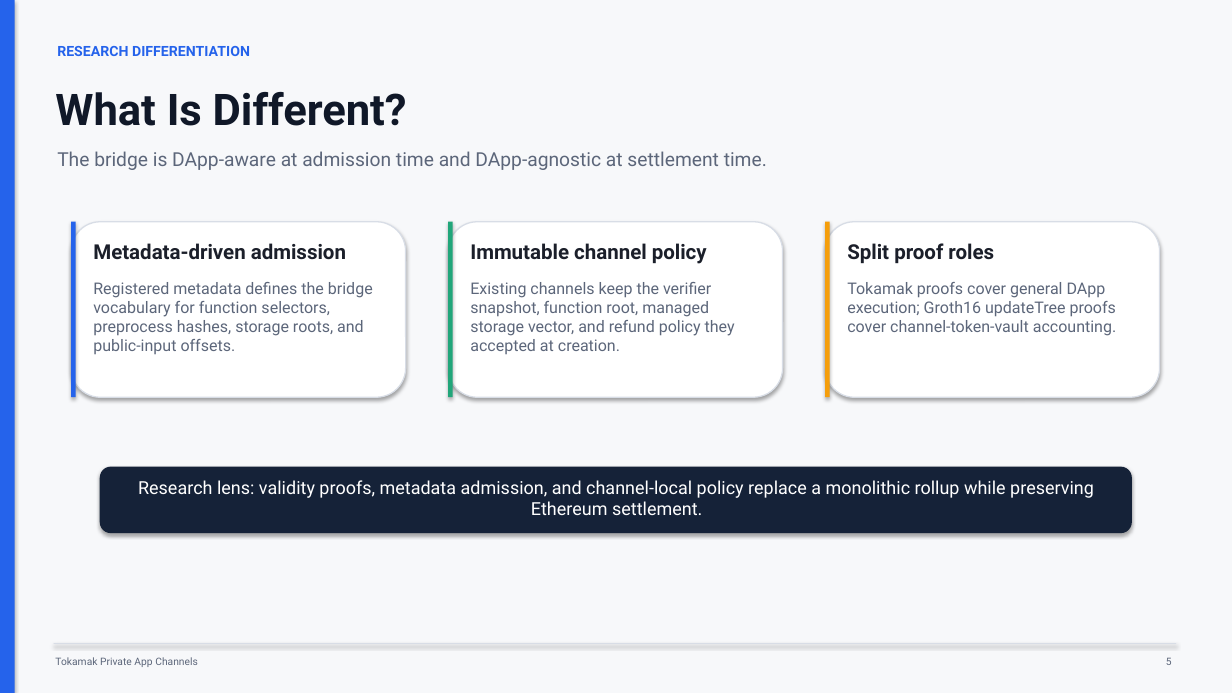
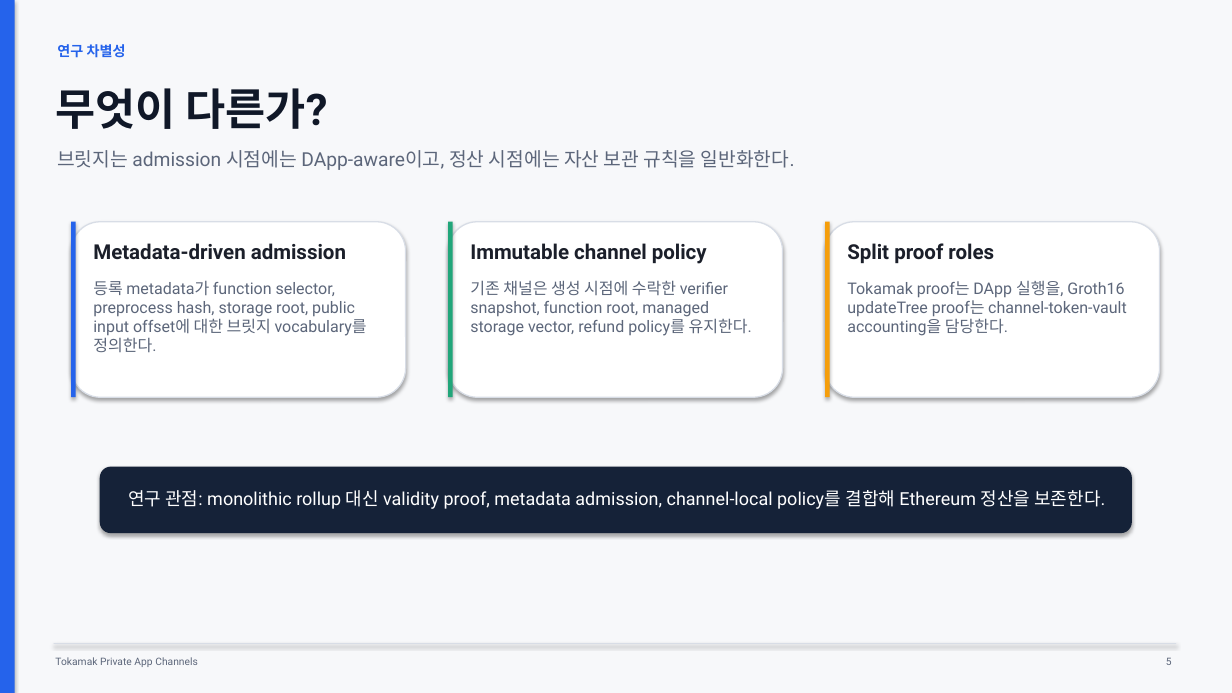
Before and after one commit to tokamak-network/Tokamak-zk-EVM-contracts, a slide deck: slide 5 of bridge/docs/dev/spec.pptx. Drawn at 1232x693 pixels with LibreOffice and Linux fonts; fonts in the diff are those of the drawing. Boxes give left, top, right and bottom in pixels: in the first picture for what was removed or moved away, otherwise in the second. Text is boxed around its words. In the diff, an @@ line names an element or a change of style, - is before the commit and + after.

Commit message:
Localize bridge deck and refresh implementation content

```diff
--- a/bridge/docs/dev/spec.pptx
+++ b/bridge/docs/dev/spec.pptx
@@ text at (57,44,126,58): text changed @@
-RESEARCH DIFFERENTIATION
+연구 차별성
@@ text at (55,88,328,129): text changed @@
-What Is Different?
+무엇이 다른가?
@@ text at (57,150,795,170): text changed @@
-The bridge is DApp-aware at admission time and DApp-agnostic at settlement time.
+브릿지는 admission 시점에는 DApp-aware이고, 정산 시점에는 자산 보관 규칙을 일반화한다.
@@ text at (93,281,367,352): text changed @@
-Registered metadata defines the bridge vocabulary for function selectors, preprocess hashes, storage roots, and public-input offsets.
+등록 metadata가 function selector, preprocess hash, storage root, public input offset에 대한 브릿지 vocabulary를 정의한다.
@@ text at (470,280,752,336): text changed @@
-Existing channels keep the verifier snapshot, function root, managed storage vector, and refund policy they accepted at creation.
+기존 채널은 생성 시점에 수락한 verifier snapshot, function root, managed storage vector, refund policy를 유지한다.
@@ text at (847,281,1127,336): text changed @@
-Tokamak proofs cover general DApp execution; Groth16 updateTree proofs cover channel-token-vault accounting.
+Tokamak proof는 DApp 실행을, Groth16 updateTree proof는 channel-token-vault accounting을 담당한다.
@@ text at (128,490,1105,509): text changed @@
-Research lens: validity proofs, metadata admission, and channel-local policy replace a monolithic rollup while preserving Ethereum settlement.
+연구 관점: monolithic rollup 대신 validity proof, metadata admission, channel-local policy를 결합해 Ethereum 정산을 보존한다.
```
Also in this commit, not shown: 16 other slides changed, 2 slides added, 2 slides removed.
